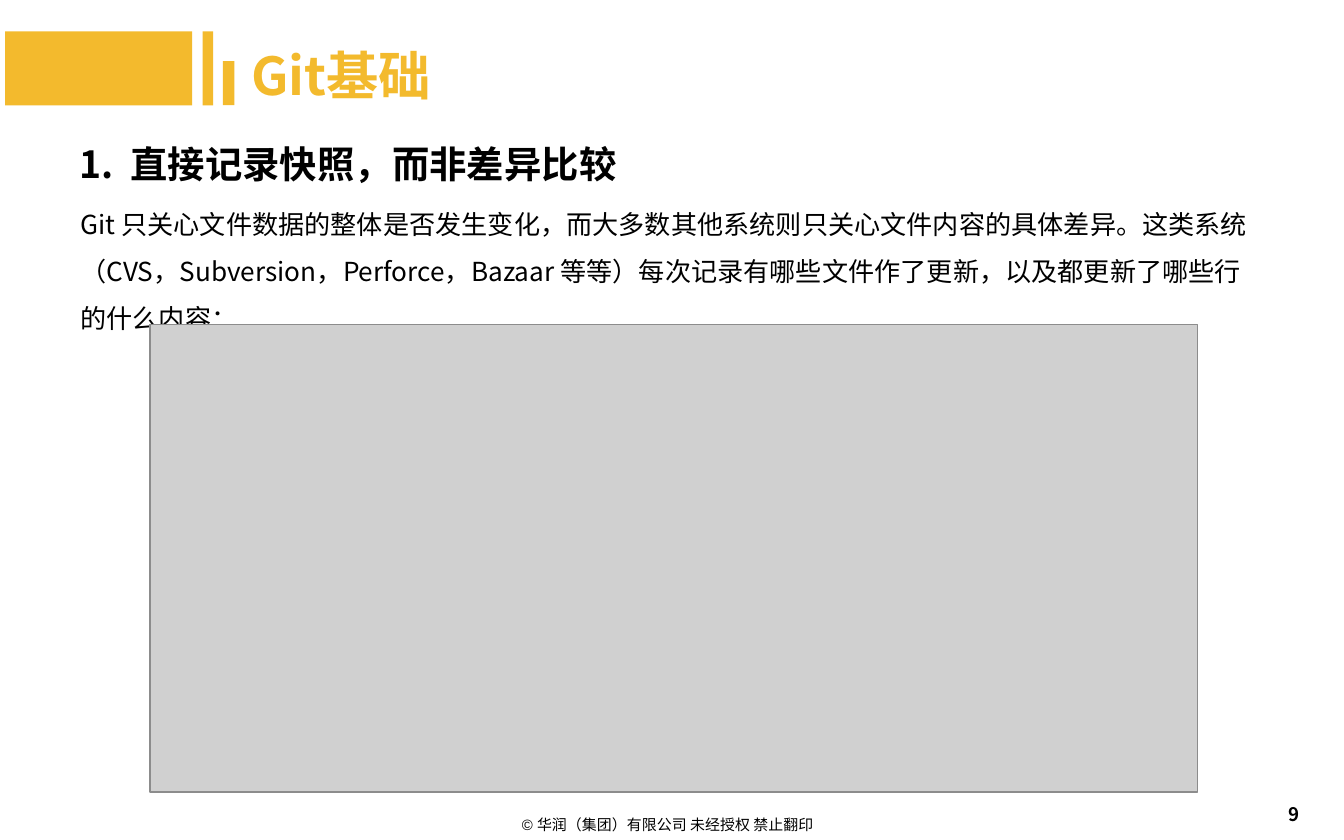
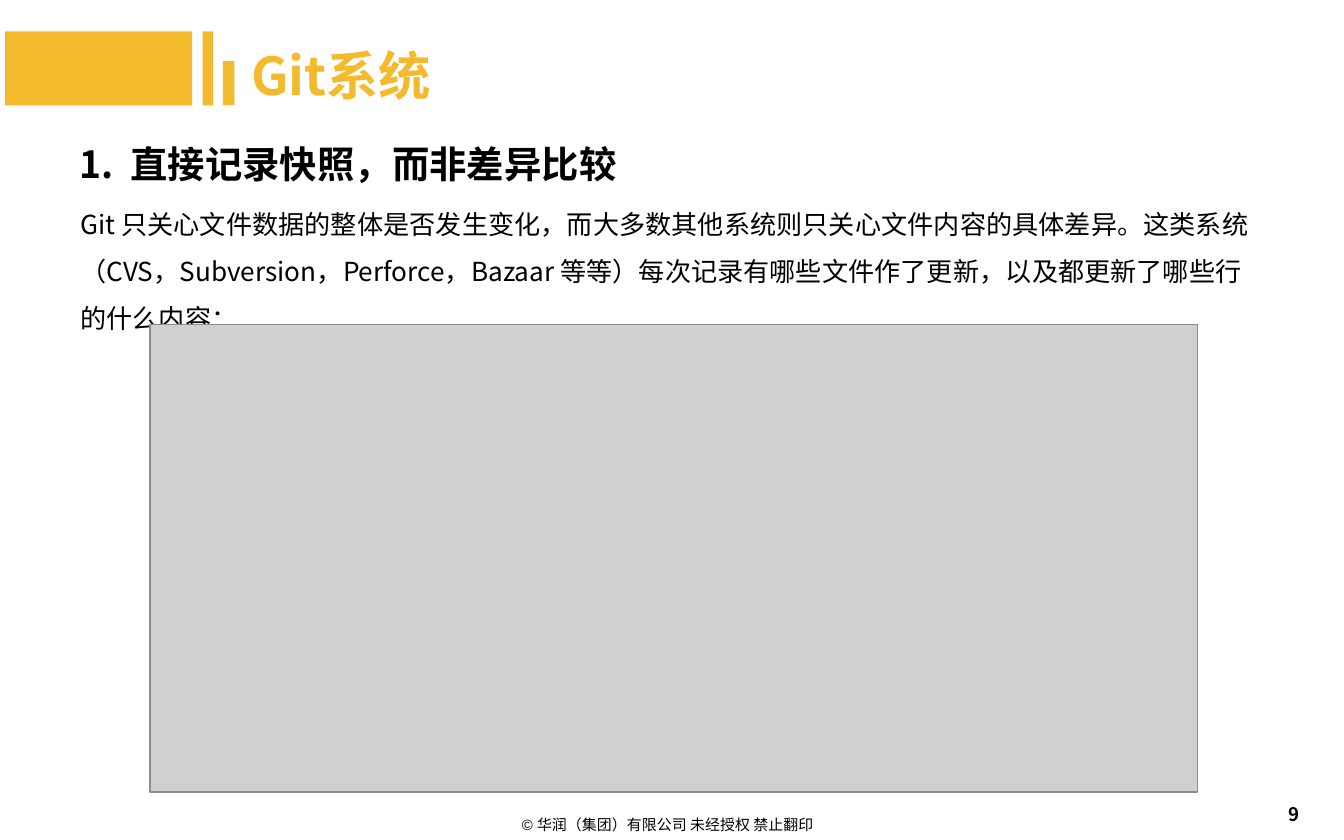
Before and after one commit to machenzhao/git-present, a slide deck: slide 9 of Git.pptx. Drawn at 1344x840 pixels with LibreOffice and Linux fonts; fonts in the diff are those of the drawing; grey boxes stand for pictures; background and template pictures are left out. Boxes give left, top, right and bottom in pixels: in the first picture for what was removed or moved away, otherwise in the second. Text is boxed around its words. In the diff, an @@ line names an element or a change of style, - is before the commit and + after.

```diff
--- a/Git.pptx
+++ b/Git.pptx
@@ text at (251,50,431,100): text changed @@
-Git基础
+Git系统
```
Also in this commit, not shown: 3 other slides changed, 9 slides added.
